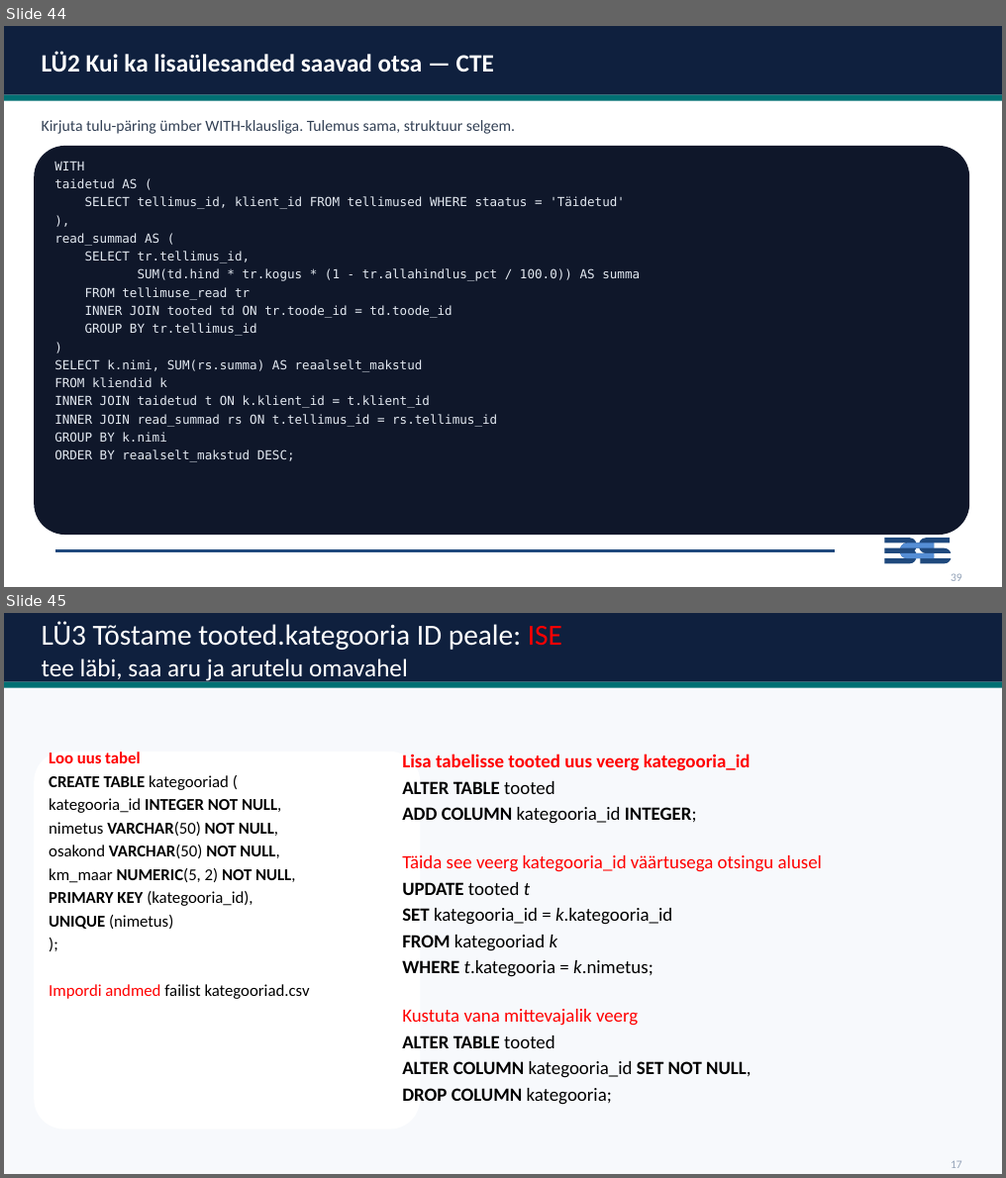
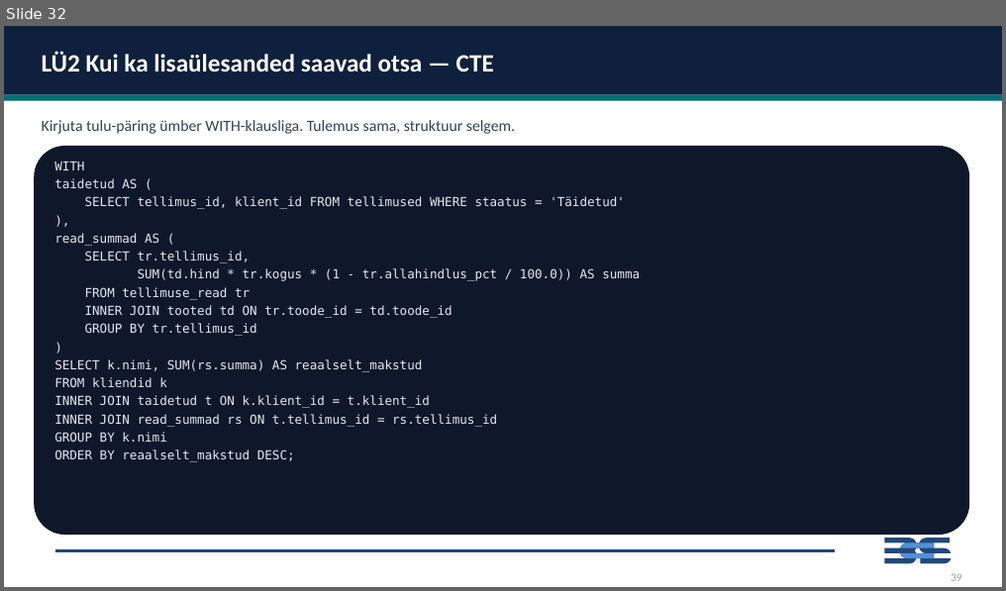
Before and after one commit to emilieabel/andmetarkus, a slide deck: Materjalid/Day8 SQL/8-paev-andmetarkus-esitlus.pptx. Shown one above the other, each under a label of ours: slides 44 and 45 before the commit, slide 32 after it. The pictures are 1006x1178 and 1006x591 pixels, drawn with LibreOffice and Linux fonts; fonts in the diff are those of the drawing. Boxes give left, top, right and bottom in pixels: in the first picture for what was removed or moved away, otherwise in the second. Text is boxed around its words. In the diff, an @@ line names an element or a change of style, - is before the commit and + after.

```diff
--- a/Materjalid/Day8 SQL/8-paev-andmetarkus-esitlus.pptx
+++ b/Materjalid/Day8 SQL/8-paev-andmetarkus-esitlus.pptx
@@ slide 45 removed at <box>4,613,1002,1174</box>, background #FFFFFF @@
@@ rectangle removed at <box>4,613,1002,1174</box> @@
@@ rectangle removed at <box>4,613,1002,682</box> @@
@@ text removed at <box>42,621,562,682</box> @@
-LÜ3 Tõstame tooted.kategooria ID peale: ISE
-tee läbi, saa aru ja arutelu omavahel
@@ rectangle removed at <box>4,682,1002,688</box> @@
@@ rounded rectangle removed at <box>34,752,420,1130</box> @@
@@ text removed at <box>49,752,310,999</box> @@
-Loo uus tabel
-CREATE TABLE kategooriad (
-kategooria_id INTEGER NOT NULL,
-nimetus VARCHAR(50) NOT NULL,
-osakond VARCHAR(50) NOT NULL,
-km_maar NUMERIC(5, 2) NOT NULL,
-PRIMARY KEY (kategooria_id),
-UNIQUE (nimetus)
-);
-Impordi andmed failist kategooriad.csv
@@ text removed at <box>402,754,822,1105</box> @@
-Lisa tabelisse tooted uus veerg kategooria_id
-ALTER TABLE tooted
-ADD COLUMN kategooria_id INTEGER;
-Täida see veerg kategooria_id väärtusega otsingu alusel
-UPDATE tooted t
-SET kategooria_id = k.kategooria_id
-FROM kategooriad k
-WHERE t.kategooria = k.nimetus;
-Kustuta vana mittevajalik veerg
-ALTER TABLE tooted
-ALTER COLUMN kategooria_id SET NOT NULL,
-DROP COLUMN kategooria;
@@ text removed at <box>950,1160,962,1168</box> @@
-17
@@ what was slide 44 is now slide 32 @@
```
Also in this commit, not shown: 1 slide changed, 12 other slides removed, 11 other files.
